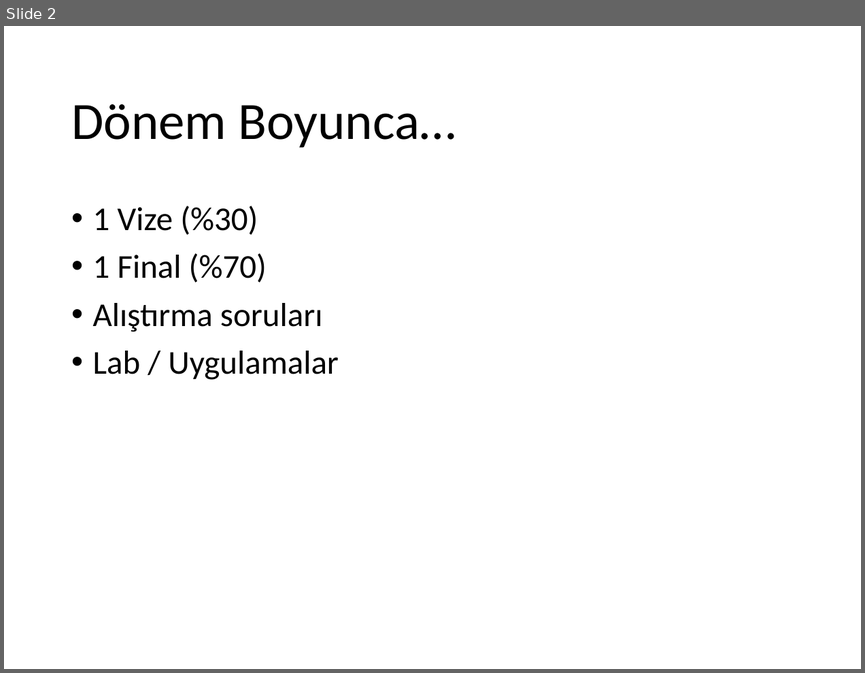
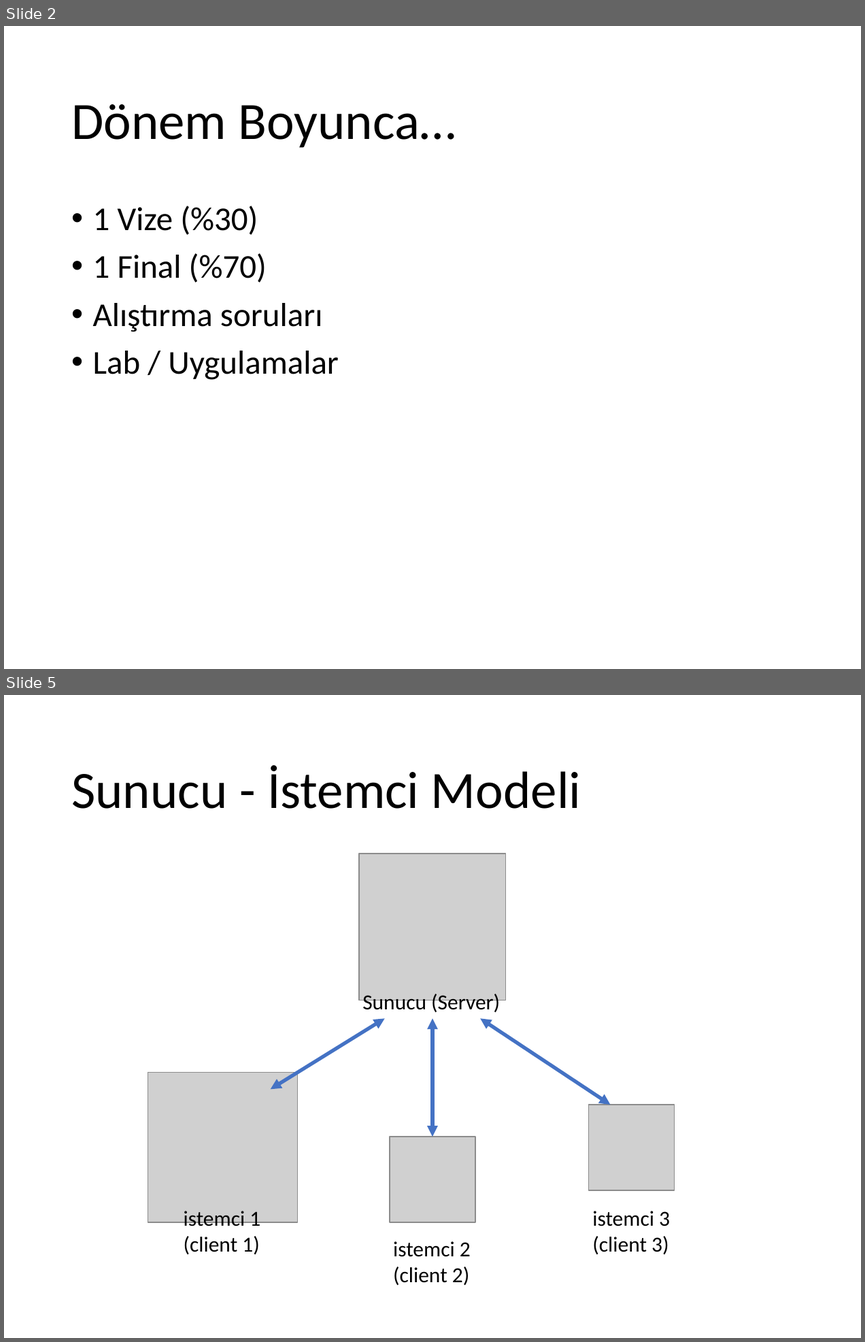
Before and after one commit to ihpar/web, a slide deck: Slides/Ders 0.pptx. Shown one above the other, each under a label of ours: slide 2 before the commit, slides 2 and 5 after it; the slides between them are not shown. The pictures are 865x673 and 865x1342 pixels, drawn with LibreOffice and Linux fonts; fonts in the diff are those of the drawing; grey boxes stand for pictures. Boxes give left, top, right and bottom in pixels: in the first picture for what was removed or moved away, otherwise in the second. Text is boxed around its words. In the diff, an @@ line names an element or a change of style, - is before the commit and + after.

```diff
--- a/Slides/Ders 0.pptx
+++ b/Slides/Ders 0.pptx
@@ slide 5 added at box(4, 695, 861, 1338), background #FFFFFF @@
@@ title added at box(71, 765, 581, 809), 44 pt, text #000000 @@
+Sunucu - İstemci Modeli
@@ picture added at box(359, 853, 505, 1000) @@
@@ text added at box(362, 994, 500, 1014), 18 pt, text #000000 @@
+Sunucu (Server)
@@ double arrow added from (271, 1089) to (384, 1018), #4472C4 3 pt @@
@@ double arrow added from (432, 1136) to (432, 1018), #4472C4 3 pt @@
@@ double arrow added from (610, 1104) to (481, 1018), #4472C4 3 pt @@
@@ picture added at box(148, 1072, 298, 1222) @@
@@ picture added at box(588, 1104, 674, 1190) @@
@@ picture added at box(390, 1136, 475, 1222) @@
@@ text added at box(184, 1210, 260, 1254), 18 pt, text #000000 @@
+istemci 1
+(client 1)
@@ text added at box(592, 1210, 670, 1254), 18 pt, text #000000 @@
+istemci 3
+(client 3)
@@ text added at box(393, 1241, 470, 1285), 18 pt, text #000000 @@
+istemci 2
+(client 2)
```
Also in this commit, not shown: 2 slides changed, 5 other slides added, 1 slide removed.
